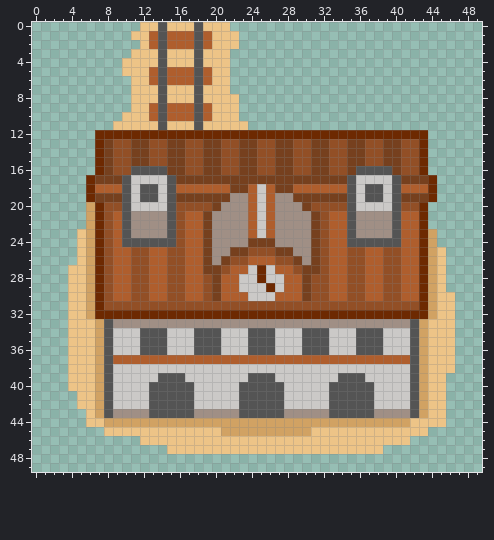
Pixel-art sprite: tiles/station/station_u.png. That is the earlier state.
The file is 200x200 pixels, drawn in blocks of 4x4; one block is one cell here.
Now the later version:
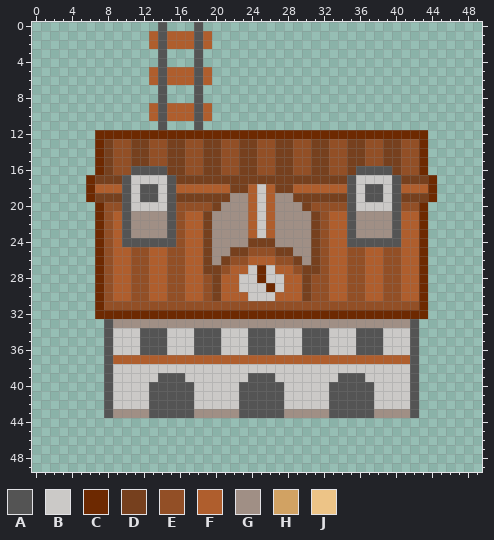
Palette (. is transparent): A #545454  B #cbc9c7  C #6d2901  D #76401e  E #924f26  F #af5e2d  G #a08f85  H #d1a263  J #edc487
Changes in this commit:
Changed rows in their new state; - is an unchanged pixel.
first column x 9:
 0 ---..-...-...--
 1 --..-------...-
 2 ---.-------...-
 3 --...-...-...--
 4 -....-...-...--
 5 -...-------..--
 6 --..-------..--
 7 --...-...-...--
 8 --...-...-....-
 9 --..-------...-
10 -...-------...-
11 .....-...-.....
first column x 4:
20 --.----------------------------------------
21 --.----------------------------------------
22 --.----------------------------------------
23 -..-------------------------------------.--
24 -..-------------------------------------.--
25 -..-------------------------------------..-
26 -..-------------------------------------..-
27 ...-------------------------------------..-
28 ...-------------------------------------..-
29 ...-------------------------------------..-
30 ...-------------------------------------...
31 ...-------------------------------------...
32 ...-------------------------------------...
33 ....-----------------------------------....
34 ....-----------------------------------....
35 ....-----------------------------------....
36 ....-----------------------------------....
37 ....-----------------------------------....
38 ....-----------------------------------....
39 ....-----------------------------------...-
40 ....-----------------------------------...-
41 -...-----------------------------------...-
42 -...-----------------------------------...-
43 --..-----------------------------------...-
44 --........................................-
45 ----....................................---
46 --------..............................-----
47 -----------........................--------
Boxes around the changes in both pictures, in picture pixels (x1, y1, x2, y2):
erased: (113, 22, 248, 130)
erased: (68, 202, 455, 454)
